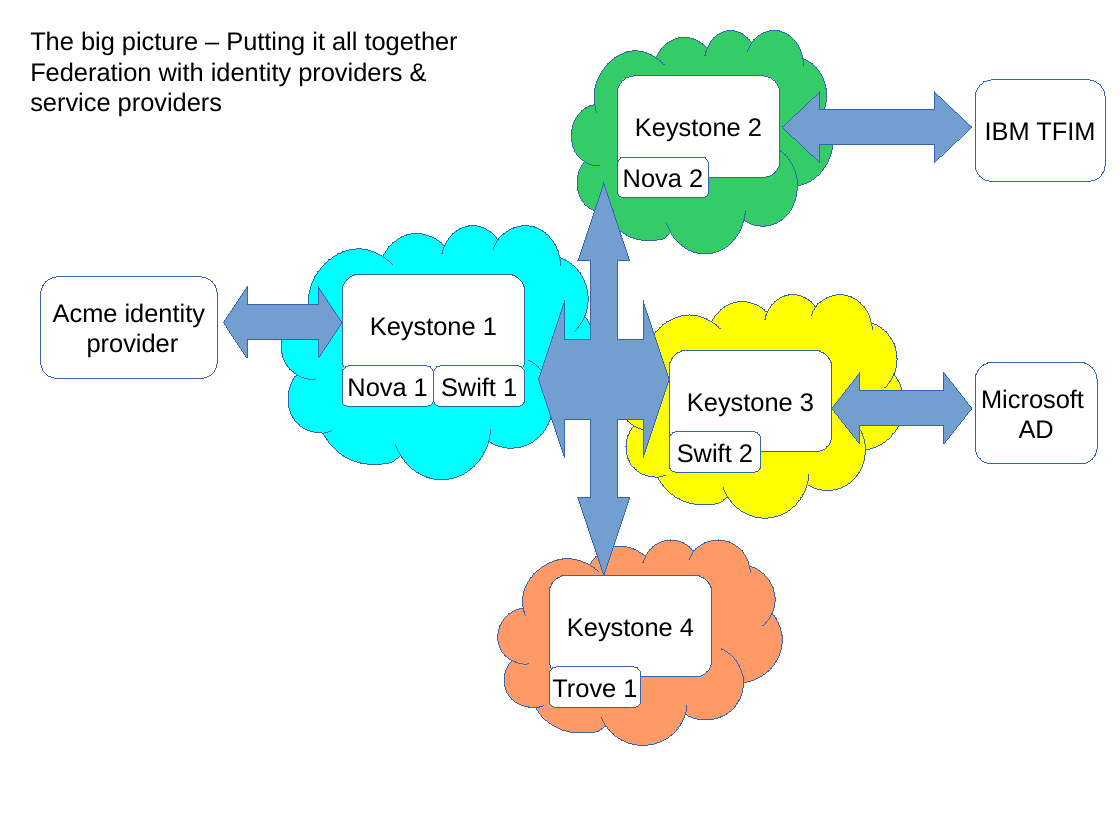
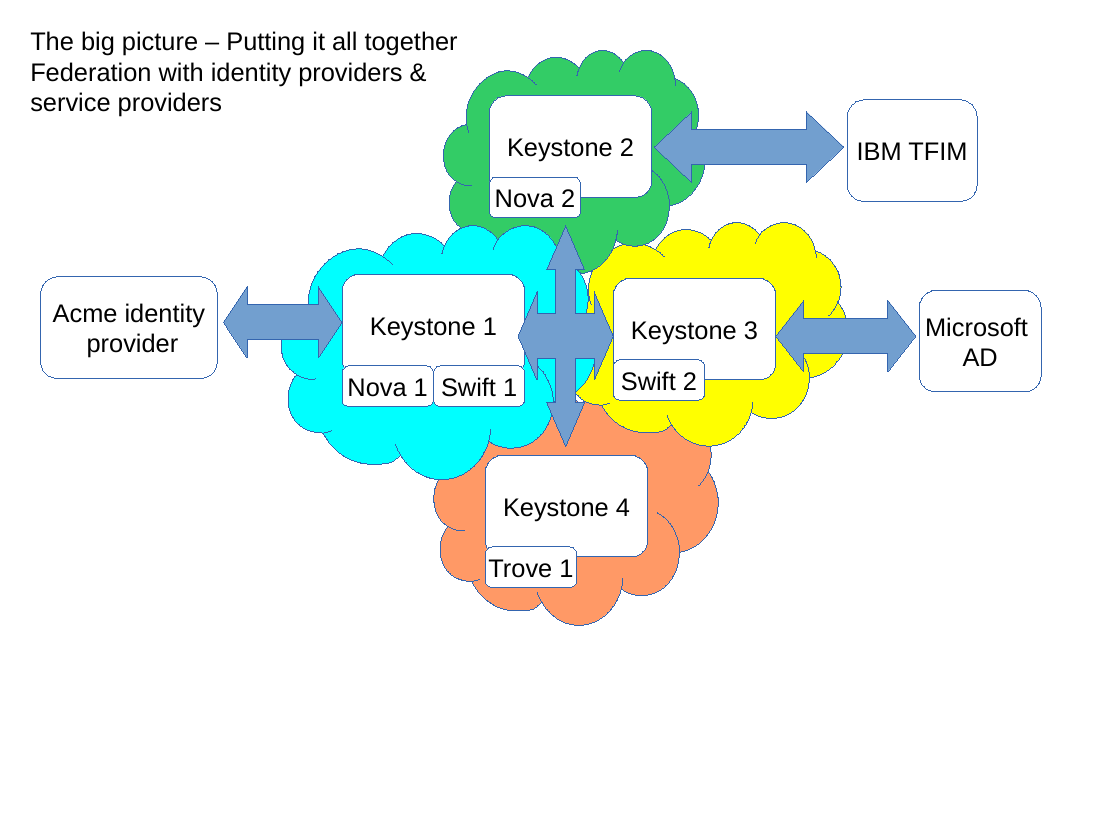
Before and after one commit to joesavak/OpenStackFederation, a slide deck: slide 10 of os-federation.odp (slide 9 before the commit). Drawn at 1120x840 pixels with LibreOffice and Linux fonts; fonts in the diff are those of the drawing. Boxes give left, top, right and bottom in pixels: in the first picture for what was removed or moved away, otherwise in the second. Text is boxed around its words. In the diff, an @@ line names an element or a change of style, - is before the commit and + after.

```diff
--- a/os-federation.odp
+++ b/os-federation.odp
@@ 3 rounded rectangles, 1 left right arrow, 1 freeform shape: place and size @@
-3 rounded rectangles, 1 left right arrow, 1 freeform shape at (571,30,1106,254)
+3 rounded rectangles, 1 left right arrow, 1 freeform shape at (443,51,978,274)
@@ freeform shape: place and size @@
-freeform shape at (539,183,670,575)
+freeform shape at (518,226,614,446)
@@ 2 rounded rectangles, 1 left right arrow, 1 freeform shape: place and size @@
-2 rounded rectangles, 1 left right arrow, 1 freeform shape at (620,295,1098,518)
+2 rounded rectangles, 1 left right arrow, 1 freeform shape at (564,223,1042,446)
@@ rounded rectangle "Keystone 3": place and size @@
-rounded rectangle "Keystone 3" at (670,351,832,452)
+rounded rectangle "Keystone 3" at (614,278,776,380)
@@ freeform shape: place and size @@
-freeform shape at (498,540,783,745)
+freeform shape at (434,386,719,626)
@@ rounded rectangle "Keystone 4": place and size @@
-rounded rectangle "Keystone 4" at (550,575,712,677)
+rounded rectangle "Keystone 4" at (486,455,648,557)
@@ rounded rectangle "Trove 1": place and size @@
-rounded rectangle "Trove 1" at (550,667,641,707)
+rounded rectangle "Trove 1" at (486,547,577,587)
```
Also in this commit, not shown: 5 other slides changed, 1 slide added.
